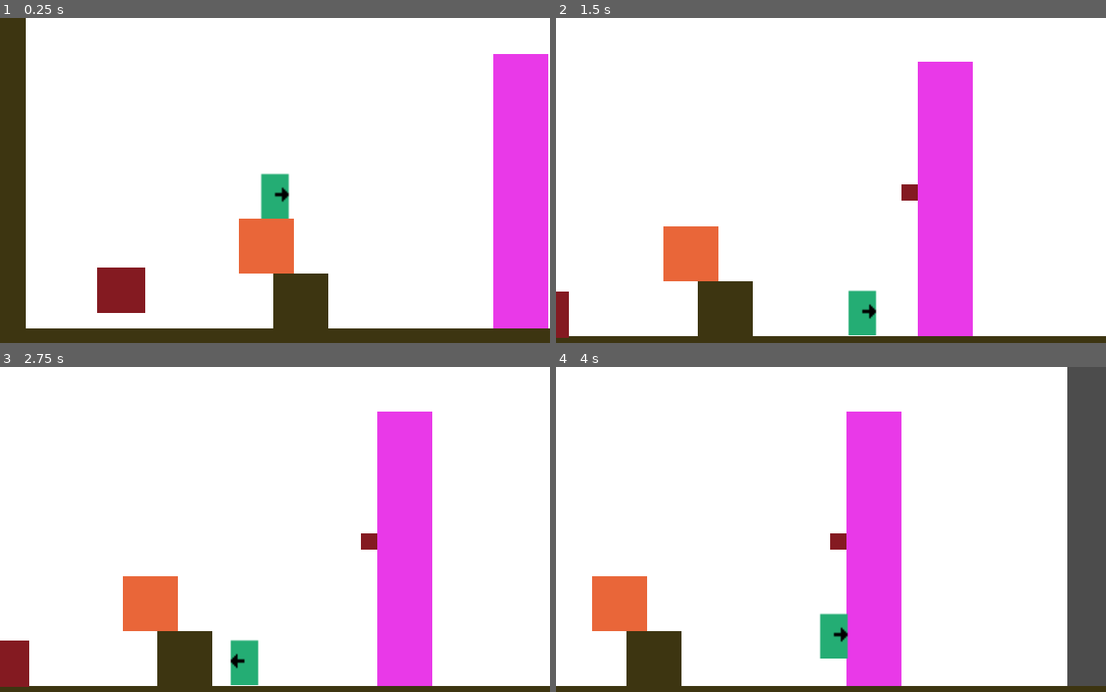
Above: before the commit, frames 1-4 (two rows, left to right).
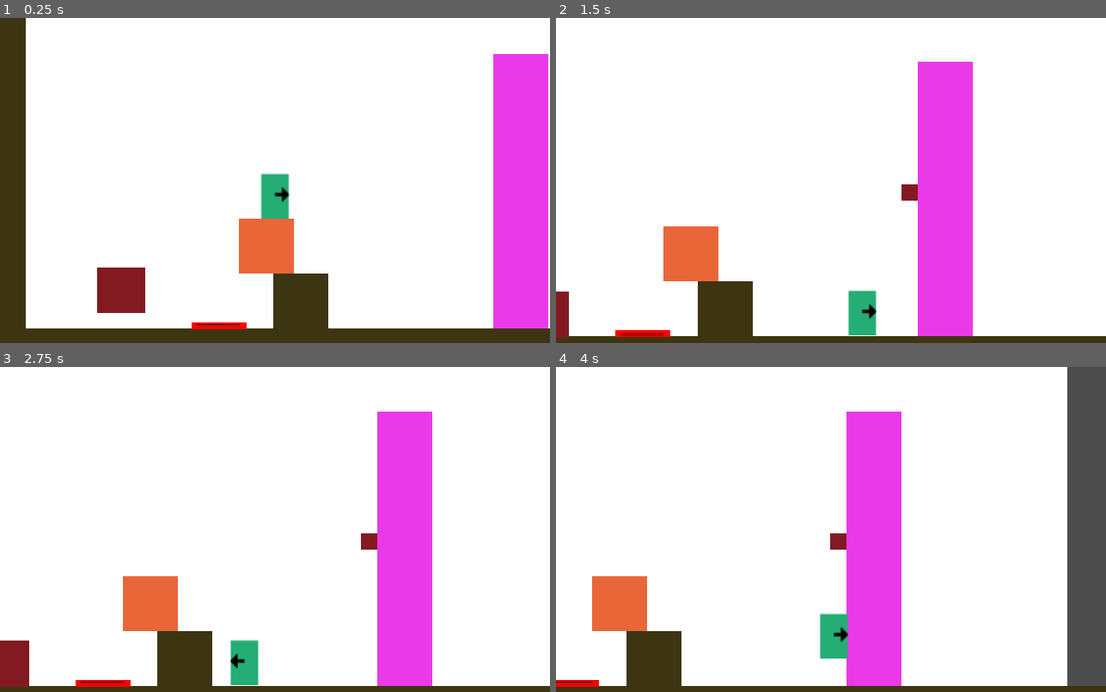
Above: after the commit, the same moments.

Repository: KapFlagon/Imoonity
Game: Godot game, scene res://src/scenes/levels/prototypes/TemplateLevel.tscn
The game is run twice, just before and just after one commit, with the same random seed, the same clock (stepped at 60 frames per second) and the same inputs.
Inputs:
- Up to frame 1 (0.25 s): no input
- Up to frame 2 (1.5 s): hold D (move_right) from 0.53 s (still down); tap P (action_fire) at 0.6 s; tap W (move_jump) at 0.77 s; tap O (action_phase) at 1.35 s
- Up to frame 3 (2.75 s): tap W (move_jump) at 1.52 s; release D (move_right) at 2.03 s; hold A (move_left) from 2.03 s (still down); tap R (drop) at 2.1 s
- Up to frame 4 (4 s): release A (move_left) at 2.78 s; hold D (move_right) from 2.78 s (still down); tap G (grab_object) at 2.85 s; tap W (move_jump) at 3.02, 3.77 s; tap E (pickup) at 3.6 s

The runs differ from the first frame. In frame 1, 0.2% of the frame differs, in the area x 34-45%, y 93-96%; in frame 2, 0.2%; in frame 3, 0.2%; in frame 4, 0.2%.

Commit message:
Added button (on/off switch). Detects objects, players etc

Diff:
--- /dev/null
+++ b/World/Props/Button.gd
@@ -0,0 +1,28 @@
+extends Area2D
+
+onready var animated_sprite : AnimatedSprite = $AnimatedSprite
+# Declare member variables here. Examples:
+# var a = 2
+# var b = "text"
+
+signal pressed
+signal unpressed
+
+
+# Called when the node enters the scene tree for the first time.
+func _ready() -> void:
+	animated_sprite.play("Off")
+	connect("body_entered", self, "_on_body_entered")
+	connect("body_exited", self, "_on_body_exited")
+
+func _on_body_entered(body: PhysicsBody2D) -> void:
+	animated_sprite.play("On")
+	emit_signal("pressed")
+
+func _on_body_exited(body: PhysicsBody2D) -> void:
+	animated_sprite.play("Off")
+	emit_signal("unpressed")
+
+# Called every frame. 'delta' is the elapsed time since the previous frame.
+#func _process(delta):
+#	pass
--- /dev/null
+++ b/World/Props/Button.tscn
@@ -0,0 +1,32 @@
+[gd_scene load_steps=6 format=2]
+
+[ext_resource path="res://assets/images/sprites/SwitchPlatform.png" type="Texture" id=1]
+[ext_resource path="res://World/Props/Button.gd" type="Script" id=2]
+[ext_resource path="res://assets/images/sprites/New Piskel (2).png" type="Texture" id=3]
+
+[sub_resource type="RectangleShape2D" id=1]
+extents = Vector2( 15.8179, 2.14361 )
+
+[sub_resource type="SpriteFrames" id=2]
+animations = [ {
+"frames": [ ExtResource( 3 ) ],
+"loop": true,
+"name": "On",
+"speed": 5.0
+}, {
+"frames": [ ExtResource( 1 ) ],
+"loop": true,
+"name": "Off",
+"speed": 5.0
+} ]
+
+[node name="Button" type="Area2D"]
+script = ExtResource( 2 )
+
+[node name="CollisionShape2D" type="CollisionShape2D" parent="."]
+shape = SubResource( 1 )
+
+[node name="AnimatedSprite" type="AnimatedSprite" parent="."]
+scale = Vector2( 1, 0.125 )
+frames = SubResource( 2 )
+animation = "Off"
--- a/project.godot
+++ b/project.godot
@@ -115,6 +115,7 @@
 2d_physics/layer_3="phase_material"
 2d_physics/layer_4="pushable_material"
 2d_physics/layer_5="projectile"
+2d_physics/layer_6="button"
 
 [rendering]
 
--- a/src/scenes/levels/prototypes/TemplateLevel.tscn
+++ b/src/scenes/levels/prototypes/TemplateLevel.tscn
@@ -6,6 +6,7 @@
 [ext_resource path="res://assets/images/sprites/Placeholder_PhasingMaterial.png" type="Texture" id=4]
 [ext_resource path="res://World/Props/PhysicsBox.tscn" type="PackedScene" id=5]
 [ext_resource path="res://World/Props/GrabbyBox.tscn" type="PackedScene" id=6]
+[ext_resource path="res://World/Props/Button.tscn" type="PackedScene" id=7]
 
 [sub_resource type="ConvexPolygonShape2D" id=1]
 points = PoolVector2Array( 0, 0, 16, 0, 16, 16, 0, 16 )
@@ -96,10 +97,16 @@
 
 [node name="PhysicsBox" parent="." instance=ExtResource( 5 )]
 position = Vector2( 155.5, 126.5 )
-collision_mask = 15
 
 [node name="GrabbyBox" parent="." instance=ExtResource( 6 )]
 position = Vector2( 71.2192, 150.909 )
+collision_layer = 8
+collision_mask = 30
+
+[node name="Button" parent="." instance=ExtResource( 7 )]
+position = Vector2( 128.119, 174.332 )
+collision_layer = 32
+collision_mask = 13
 
 [node name="Player" parent="." instance=ExtResource( 3 )]
 position = Vector2( 160.75, 107.25 )
Binary file added: assets/images/sprites/New Piskel (2).png
Binary file added: assets/images/sprites/SwitchPlatform.png
Not shown: 1 places in src/scenes/levels/prototypes/TemplateLevel.tscn that only renumber resources
